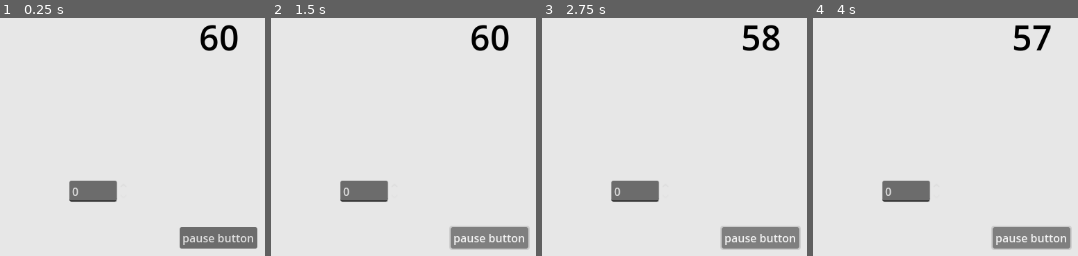
Above: before the commit, frames 1-4 (left to right).
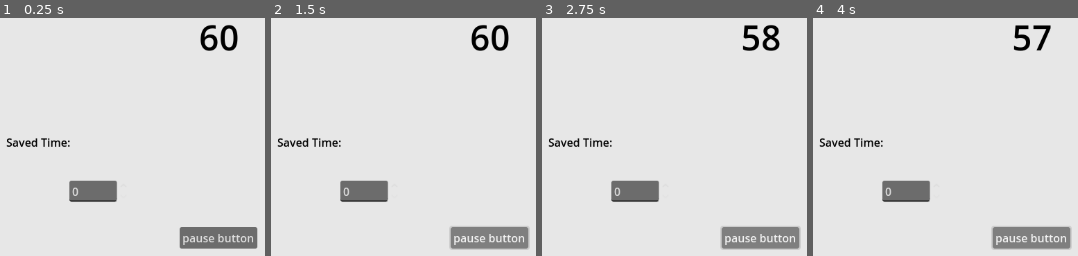
Above: after the commit, the same moments.

Repository: callumrann/study-app
Game: Godot game, scene res://scenes/main.tscn
The game is run twice, just before and just after one commit, with the same random seed, the same clock (stepped at 60 frames per second) and the same inputs.
Inputs:
- Up to frame 1 (0.25 s): no input
- Up to frame 2 (1.5 s): click "pause button" at 0.5 s
- Up to frame 3 (2.75 s): no input
- Up to frame 4 (4 s): no input

The runs differ from the first frame. In frame 1, 0.5% of the frame differs, in the area x 2-27%, y 50-55%; in frame 2, 0.5%; in frame 3, 0.5%; in frame 4, 0.5%.

Commit message:
feat: save total time studied in seconds

Diff:
--- a/project.godot
+++ b/project.godot
@@ -12,6 +12,7 @@
 
 config/name="study-app"
 run/main_scene="uid://bsv33j3eb0hmy"
+config/auto_accept_quit=false
 config/features=PackedStringArray("4.5", "GL Compatibility")
 config/icon="res://icon.svg"
 
--- a/scenes/clock.tscn
+++ b/scenes/clock.tscn
@@ -1,9 +1,12 @@
-[gd_scene load_steps=3 format=3 uid="uid://dukdpki28qai"]
+[gd_scene load_steps=4 format=3 uid="uid://dukdpki28qai"]
 
-[ext_resource type="Script" uid="uid://b2vsyl2e2cmu3" path="res://scripts/main.gd" id="1_vlc7k"]
+[ext_resource type="Script" uid="uid://b2vsyl2e2cmu3" path="res://scripts/clock.gd" id="1_vlc7k"]
 
 [sub_resource type="LabelSettings" id="LabelSettings_sgp6g"]
 font_size = 50
+font_color = Color(0, 0, 0, 1)
+
+[sub_resource type="LabelSettings" id="LabelSettings_vlc7k"]
 font_color = Color(0, 0, 0, 1)
 
 [node name="Clock" type="Control"]
@@ -53,6 +56,15 @@
 offset_right = 447.5625
 offset_bottom = 273.0
 
+[node name="SavedTimeLabel" type="Label" parent="."]
+layout_mode = 0
+offset_left = 270.0
+offset_top = 175.0
+offset_right = 310.0
+offset_bottom = 198.0
+text = "Saved Time: "
+label_settings = SubResource("LabelSettings_vlc7k")
+
 [connection signal="timeout" from="ClockTimer" to="." method="_on_timer_timeout"]
 [connection signal="button_up" from="PauseButton" to="." method="_on_pause_button_up"]
 [connection signal="value_changed" from="ClockInput" to="." method="_on_timer_input_value_changed"]
--- /dev/null
+++ b/scripts/clock.gd
@@ -0,0 +1,70 @@
+extends Control
+
+@onready var label: Label = $"ClockLabel"
+@onready var timer: Timer = $"ClockTimer"
+@onready var input_box: SpinBox = $"ClockInput" # not used currently (dont through signals)
+
+const SAVE_PATH: String = "user://study_data.cfg"
+var total_study_time: int
+
+var time_left: int = 60
+var clock_paused: bool = true
+
+# debug
+@onready var saved_label: Label = $"SavedTimeLabel"
+
+func _ready() -> void:
+	_load_study_time()
+	_update_timer_text()
+
+func _on_timer_timeout() -> void:
+	if time_left > 0:
+		time_left -= 1
+		total_study_time += 1
+		_update_timer_text()
+	else:
+		print("timer finished")
+		timer.stop()
+
+func _on_pause_button_up() -> void:
+	clock_paused = !clock_paused
+	if clock_paused:
+		timer.stop()
+	else:
+		timer.start()
+
+func _on_timer_input_value_changed(value: float) -> void:
+	time_left = value
+	_update_timer_text()
+	if !timer.is_stopped():
+		timer.start() # to reset second
+
+func _update_timer_text() -> void:
+	label.text = str(time_left)
+
+func _save_study_time() -> void:
+	var config: ConfigFile = ConfigFile.new()
+	print("check")
+	config.set_value("Stats", "total_study_time_seconds", total_study_time)
+	config.save(SAVE_PATH)
+
+func _load_study_time():
+	var config: ConfigFile = ConfigFile.new()
+
+	var error = config.load(SAVE_PATH)
+	if error != OK:
+		print("Error fetching file. Setting default values.")
+		total_study_time = 0
+		return
+
+	total_study_time = config.get_value("Stats", "total_study_time_seconds")
+	saved_label.text = "Saved Time: " + str(total_study_time)
+
+func _notification(what: int) -> void:
+
+	if what == NOTIFICATION_WM_CLOSE_REQUEST:
+		_save_study_time()
+		get_tree().quit()
+
+# think about making it button to enter, smth with apply() ?
+# add debug mode?
--- a/scripts/main.gd
+++ /dev/null
@@ -1,41 +0,0 @@
-extends Control
-
-@onready var label: Label = $"ClockLabel"
-@onready var timer: Timer = $"ClockTimer"
-@onready var input_box: SpinBox = $"ClockInput" # not used currently (dont through signals)
-
-const save_path: String = "user://study_data.cfg"
-
-var time_left: int = 60
-var clock_paused: bool = true
-
-func _ready() -> void:
-	_update_timer_text()
-
-func _on_timer_timeout() -> void:
-	if time_left > 0:
-		time_left -= 1
-		_update_timer_text()
-	else:
-		print("timer finished")
-		timer.stop()
-
-func _on_pause_button_up() -> void:
-	clock_paused = !clock_paused
-	if clock_paused:
-		timer.stop()
-	else:
-		timer.start()
-
-func _on_timer_input_value_changed(value: float) -> void:
-	time_left = value
-	_update_timer_text()
-	timer.start() # to reset second
-
-func _update_timer_text() -> void:
-	label.text = str(time_left)
-
-func _save_data() -> void:
-	pass
-# think about making it button to enter, smth with apply() I think
-# also add save data
Renamed: scripts/main.gd.uid -> scripts/clock.gd.uid
